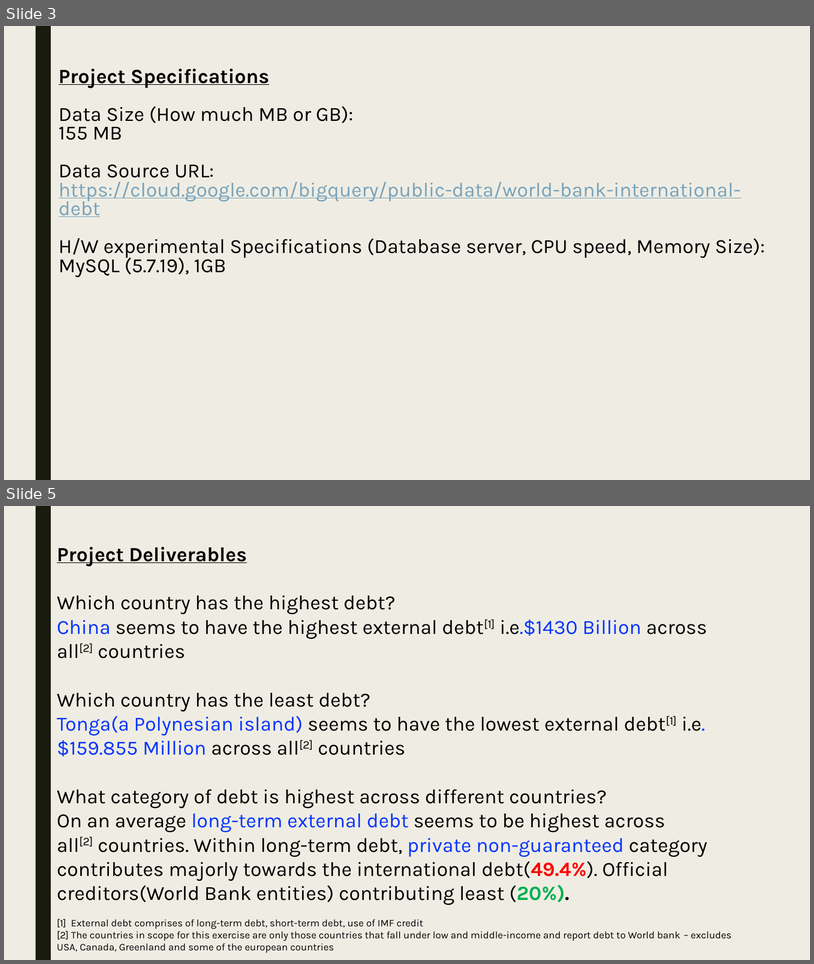
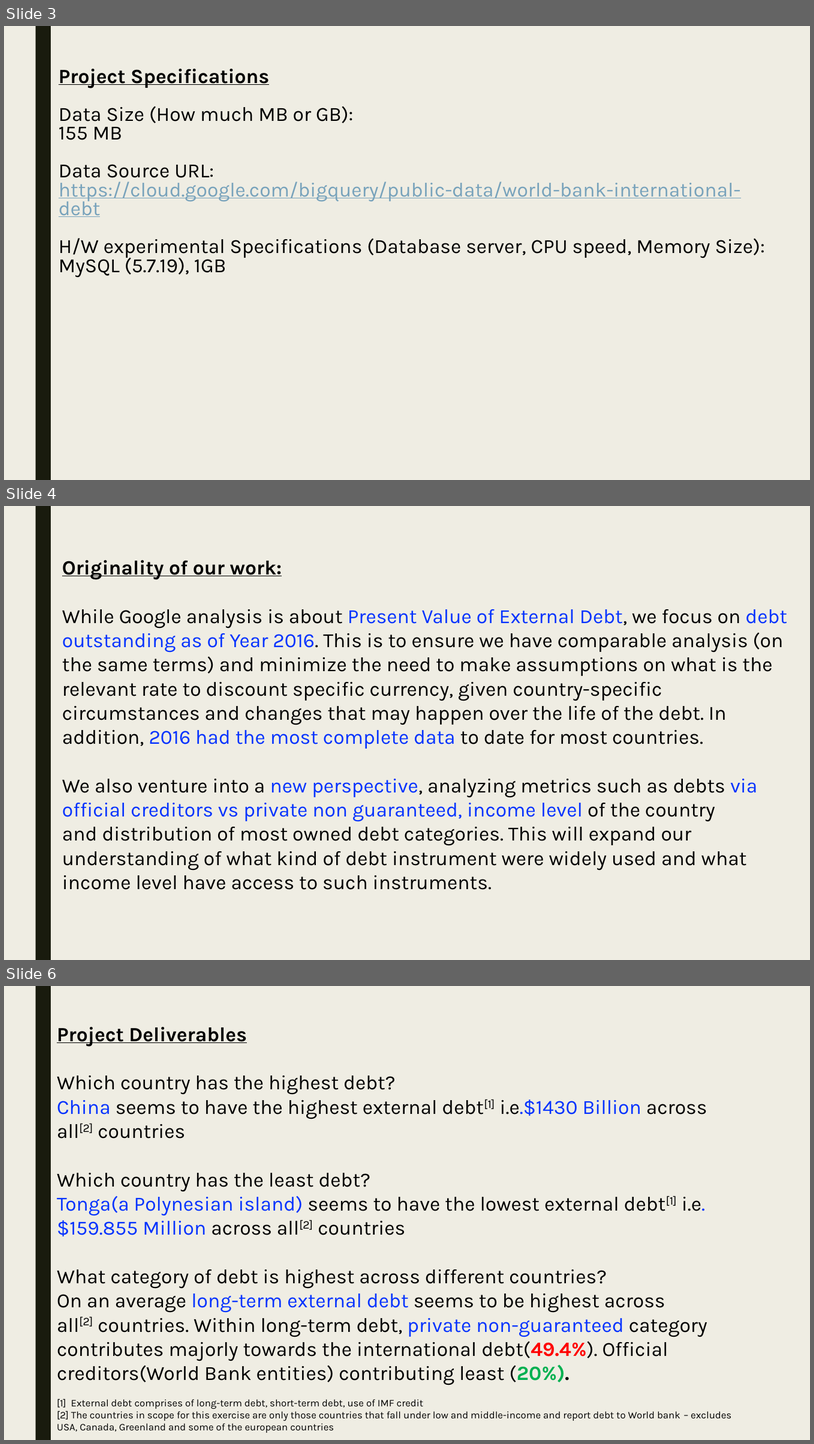
Before and after one commit to skc00/DBMS-Term-Project, a slide deck: Term Presentation MSDS7330-404 GrpB.pptx. Shown one above the other, each under a label of ours: slides 3 and 5 before the commit, slides 3, 4 and 6 after it; the slides between them are not shown. The pictures are 814x964 and 814x1444 pixels, drawn with LibreOffice and Linux fonts; fonts in the diff are those of the drawing. Boxes give left, top, right and bottom in pixels: in the first picture for what was removed or moved away, otherwise in the second. Text is boxed around its words. In the diff, an @@ line names an element or a change of style, - is before the commit and + after.

Commit message:
Originality update from Kim

```diff
--- a/Term Presentation MSDS7330-404 GrpB.pptx
+++ b/Term Presentation MSDS7330-404 GrpB.pptx
@@ slide 4 added at <box>4,506,810,960</box>, background #EFEDE3; not listed: 1 template element that a slide beside it also shows @@
@@ text added at <box>62,560,788,889</box>, 24 pt, text #000000 @@
+Originality of our work:
+While Google analysis is about Present Value of External Debt, we focus on debt outstanding as of Year 2016. This is to ensure we have comparable analysis (on the same terms) and minimize the need to make assumptions on what is the relevant rate to discount specific currency, given country-specific circumstances and changes that may happen over the life of the debt. In addition, 2016 had the most complete data to date for most countries.
+We also venture into a new perspective, analyzing metrics such as debts via official creditors vs private non guaranteed, income level of the country and distribution of most owned debt categories. This will expand our understanding of what kind of debt instrument were widely used and what income level have access to such instruments.
@@ what was slide 5 is now slide 6 @@
```
Also in this commit, not shown: 2 other slides added, 1 slide removed.
